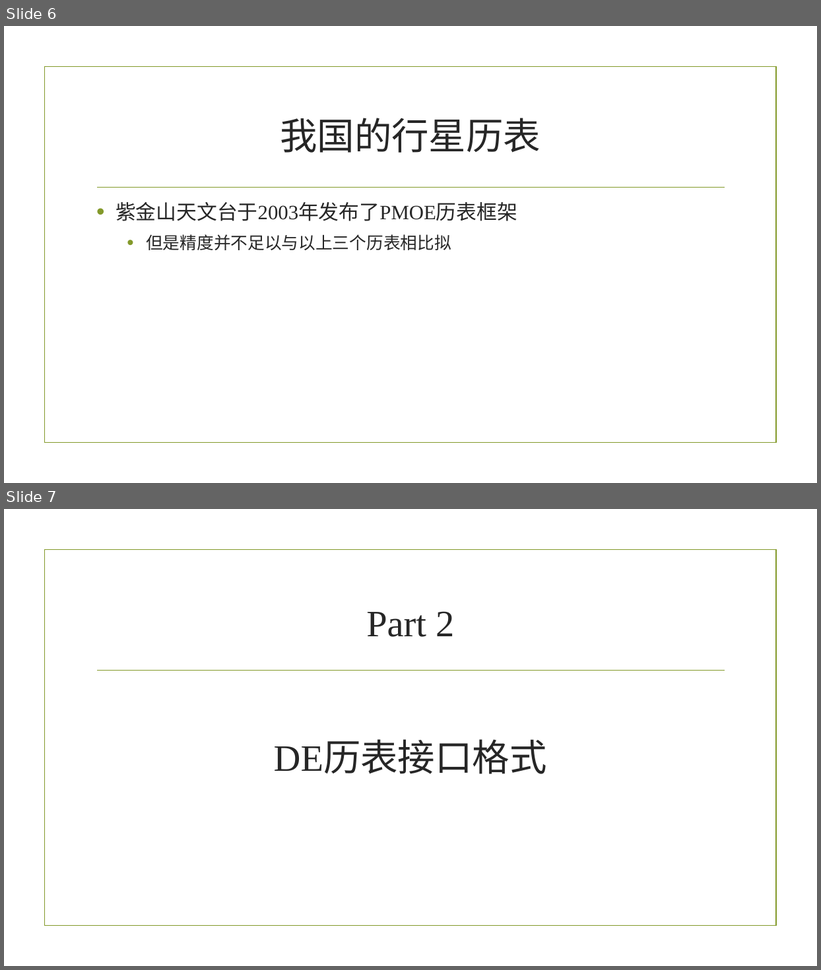
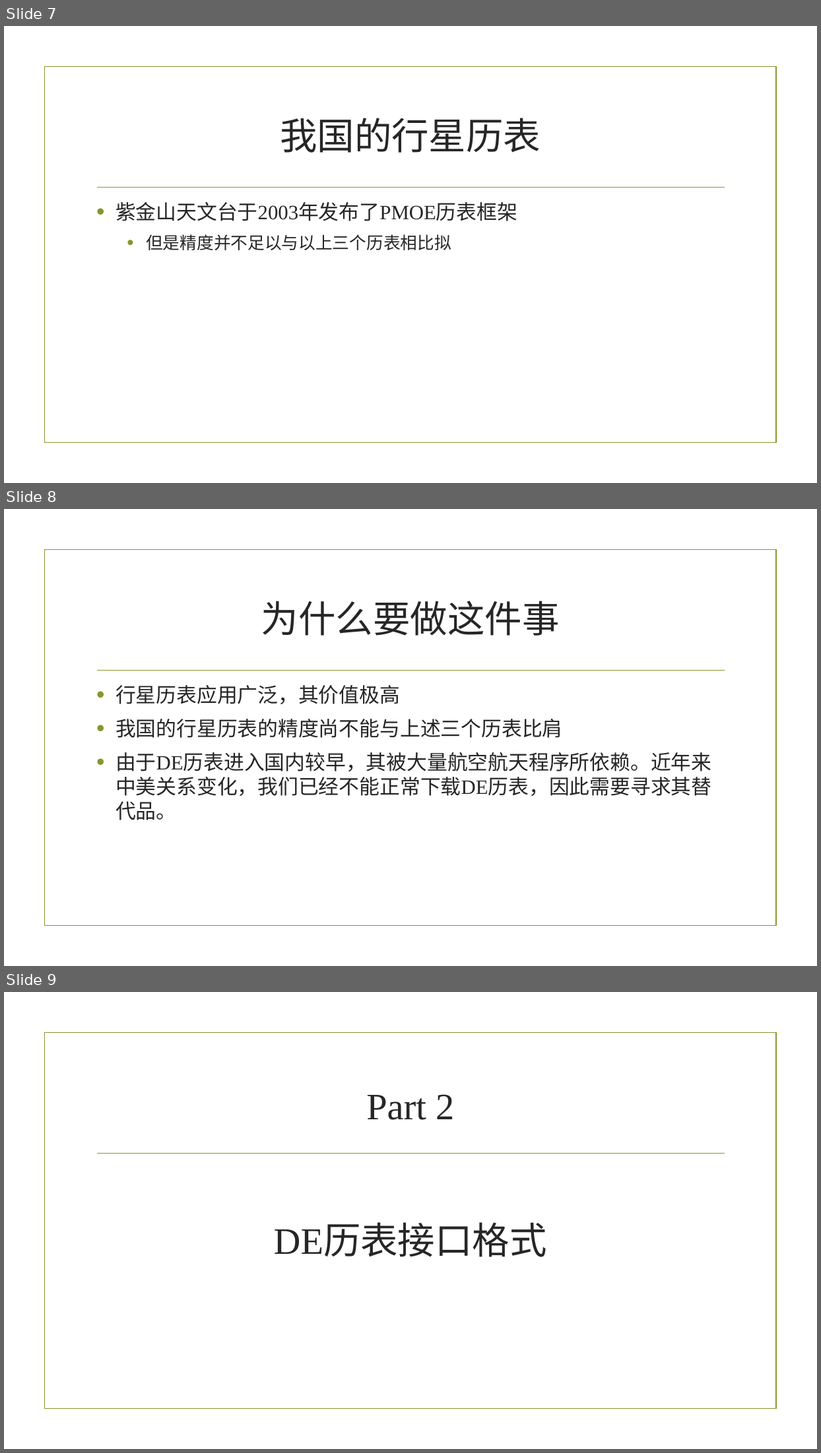
Before and after one commit to frokaikan/bysj, a slide deck: 答辩.pptx. Shown one above the other, each under a label of ours: slides 6 and 7 before the commit, slides 7, 8 and 9 after it. The pictures are 821x970 and 821x1453 pixels, drawn with LibreOffice and Linux fonts; fonts in the diff are those of the drawing; background and template pictures are left out. Boxes give left, top, right and bottom in pixels: in the first picture for what was removed or moved away, otherwise in the second. Text is boxed around its words. In the diff, an @@ line names an element or a change of style, - is before the commit and + after.

```diff
--- a/答辩.pptx
+++ b/答辩.pptx
@@ slide 8 added at (x1=4, y1=509, x2=817, y2=966), background picture (left out); not listed: 2 template elements that a slide beside it also shows @@
@@ title added at (x1=261, y1=601, x2=560, y2=636), 44 pt, text #262626 @@
+为什么要做这件事
@@ text added at (x1=116, y1=685, x2=712, y2=821), 24 pt, text #262626 @@
+• 行星历表应用广泛，其价值极高
+• 我国的行星历表的精度尚不能与上述三个历表比肩
+• 由于DE历表进入国内较早，其被大量航空航天程序所依赖。近年来中美关系变化，我们已经不能正常下载DE历表，因此需要寻求其替代品。
@@ what was slide 6 is now slide 7 @@
@@ what was slide 7 is now slide 9 @@
```
Also in this commit, not shown: 2 slides changed, 2 other slides added, 2 other files.
